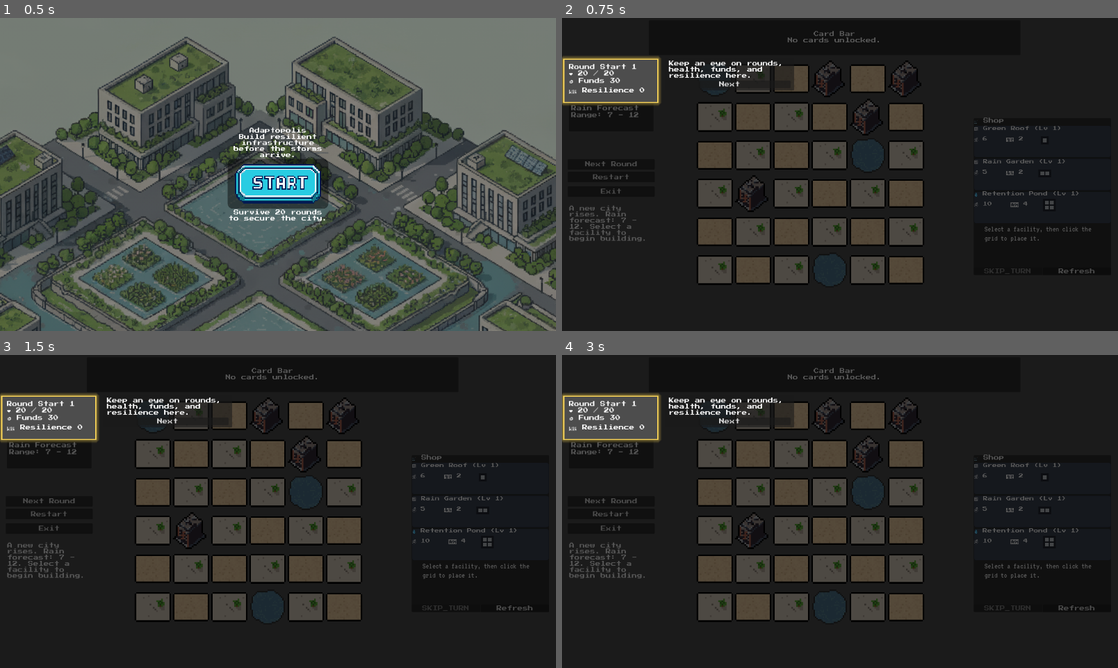
Above: before the commit, frames 1-4 (two rows, left to right).
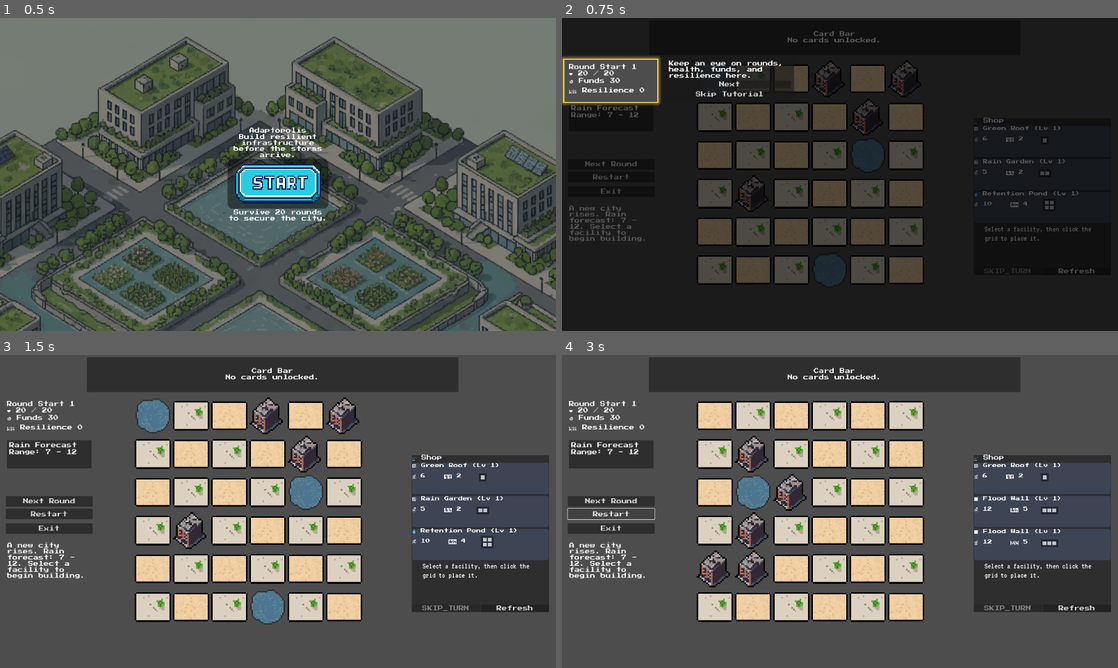
Above: after the commit, the same moments.

Repository: TinghaoHUANG/Adaptopolis-demo
Game: Godot game, scene res://scenes/main.tscn
Two runs of this game, one before a commit and one after it. Both use one fixed random seed, a clock stepped at 60 frames per second and the inputs below.
Inputs (mouse positions are in pixels of both pictures, inside the frame that each line leads up to):
- Up to frame 1 (0.5 s): no input
- Up to frame 2 (0.75 s): click (840, 183) at 0.5 s
- Up to frame 3 (1.5 s): click (166, 430) at 1.25 s, where only the run after the commit has a clickable "Skip Tutorial"
- Up to frame 4 (3 s): click "Restart" at 2 s; click "Restart" at 2.75 s

Frame 1 is identical in both runs. In frame 2, 0.1% of the frame differs, in the area x 24-42%, y 23-26%; in frame 3, 94%, in the area x 0-100%, y 0-100%; in frame 4, 94%.

Commit message:
Add skip option to tutorial overlay

Diff:
--- a/scenes/main.tscn
+++ b/scenes/main.tscn
@@ -113,6 +113,10 @@
 layout_mode = 2
 text = "Next"
 
+[node name="SkipButton" type="Button" parent="UI/TutorialOverlay/MessagePanel/Margin/VBox"]
+layout_mode = 2
+text = "Skip"
+
 [node name="CardInfo" type="PanelContainer" parent="UI"]
 visible = false
 z_index = 200
--- a/scripts/tutorial_overlay.gd
+++ b/scripts/tutorial_overlay.gd
@@ -12,6 +12,7 @@
 var message_panel: PanelContainer
 var message_label: Label
 var next_button: Button
+var skip_button: Button
 
 var _steps: Array[Dictionary] = []
 var _current_step: int = -1
@@ -28,9 +29,13 @@
 	message_panel = $MessagePanel
 	message_label = $MessagePanel/Margin/VBox/MessageLabel
 	next_button = $MessagePanel/Margin/VBox/NextButton
+	skip_button = $MessagePanel/Margin/VBox/SkipButton
 	visible = false
 	mouse_filter = Control.MOUSE_FILTER_IGNORE
 	next_button.connect("pressed", Callable(self, "_on_next_pressed"))
+	if skip_button:
+		skip_button.text = tr("Skip Tutorial")
+		skip_button.connect("pressed", Callable(self, "_on_skip_pressed"))
 	_setup_highlight_style()
 	var root_window: Window = get_tree().root
 	if root_window and not root_window.is_connected("size_changed", Callable(self, "_on_viewport_size_changed")):
@@ -53,6 +58,9 @@
 	visible = true
 	move_to_front()
 	mouse_filter = Control.MOUSE_FILTER_STOP
+	if skip_button:
+		skip_button.visible = true
+		skip_button.disabled = false
 	emit_signal("tutorial_started")
 	_advance()
 
@@ -79,6 +87,8 @@
 	_active = false
 	visible = false
 	mouse_filter = Control.MOUSE_FILTER_IGNORE
+	if skip_button:
+		skip_button.visible = false
 	_current_target = null
 	_steps.clear()
 	emit_signal("tutorial_finished")
@@ -87,6 +97,11 @@
 	if not _active:
 		return
 	_advance()
+
+func _on_skip_pressed() -> void:
+	if not _active:
+		return
+	_finish()
 
 func _on_viewport_size_changed() -> void:
 	call_deferred("_update_layout_for_current_step")
